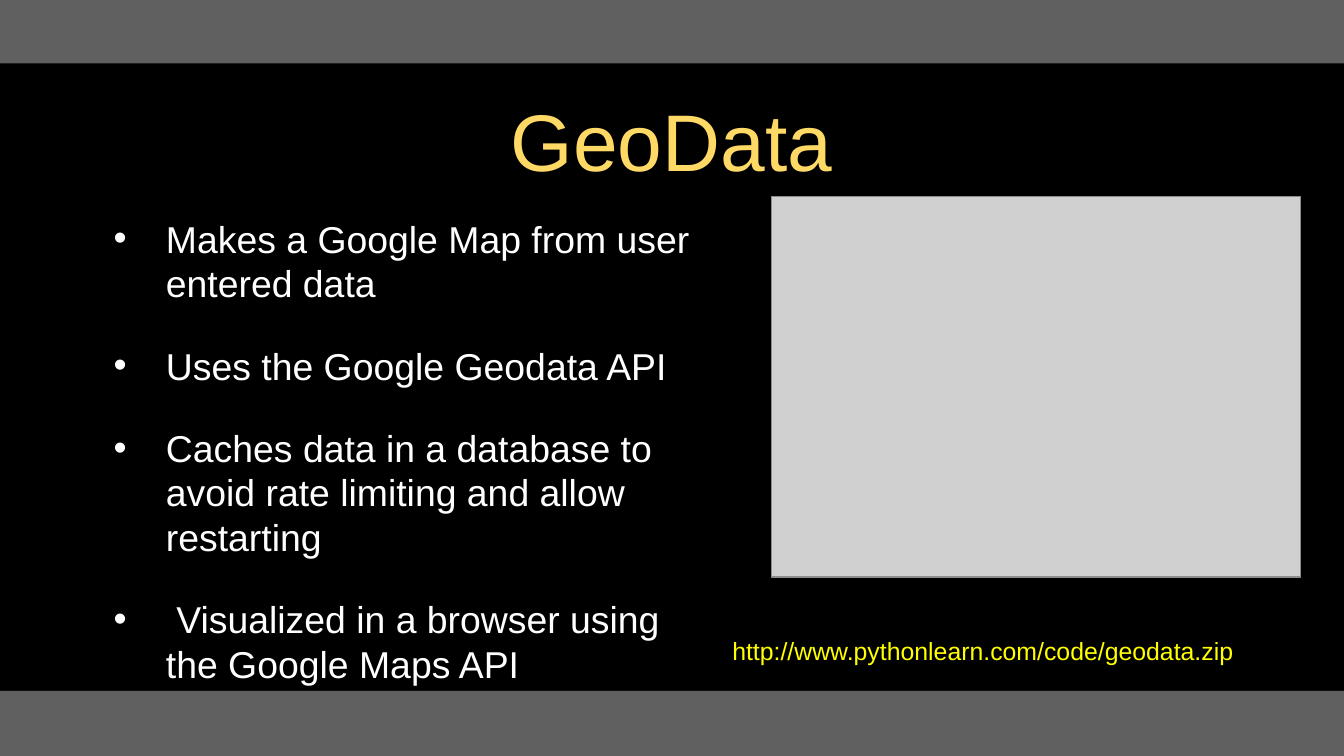
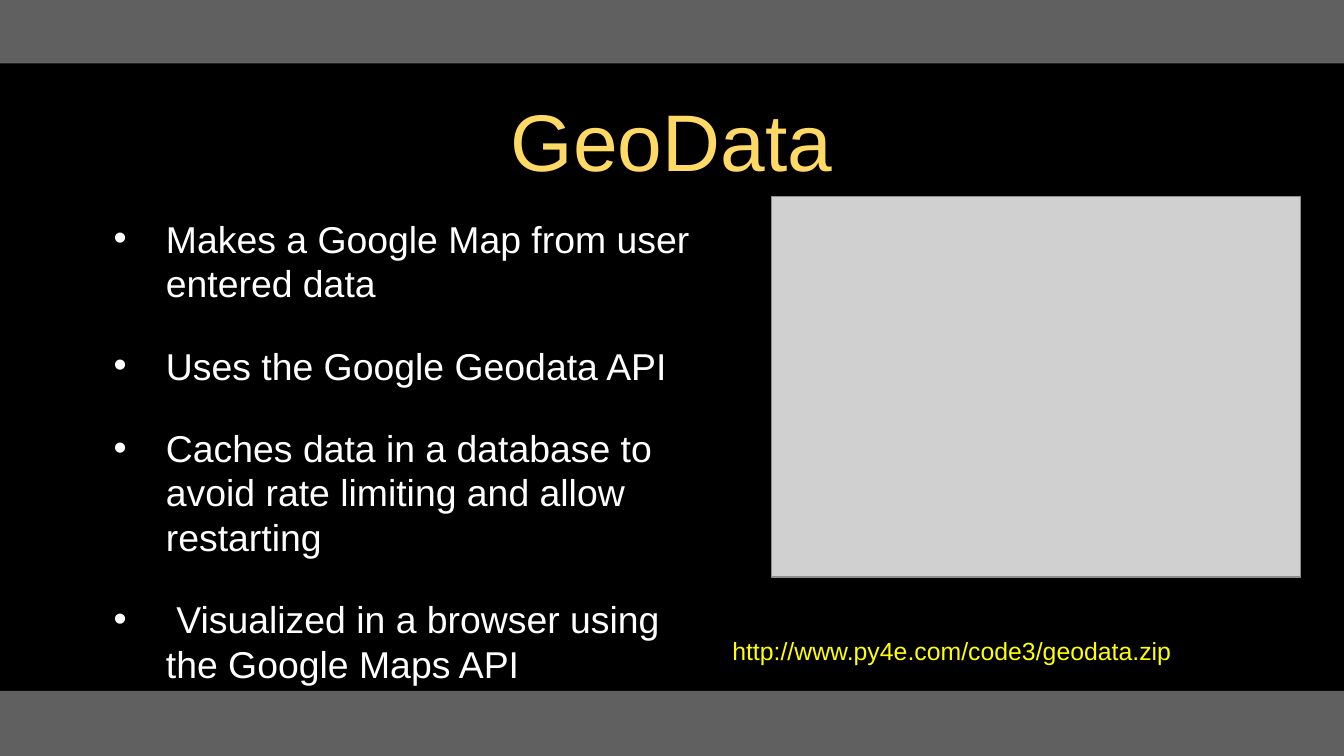
Before and after one commit to csev/py4e, a slide deck: slide 5 of lectures3/Pythonlearn-16-Data-Viz.pptx. Drawn at 1344x756 pixels with LibreOffice and Linux fonts; fonts in the diff are those of the drawing; grey boxes stand for pictures. Boxes give left, top, right and bottom in pixels: in the first picture for what was removed or moved away, otherwise in the second. Text is boxed around its words. In the diff, an @@ line names an element or a change of style, - is before the commit and + after.

```diff
--- a/lectures3/Pythonlearn-16-Data-Viz.pptx
+++ b/lectures3/Pythonlearn-16-Data-Viz.pptx
@@ text at (732, 642, 1171, 665): text changed @@
-http://www.pythonlearn.com/code/geodata.zip
+http://www.py4e.com/code3/geodata.zip
```
Also in this commit, not shown: 6 other slides changed, 1 other file.
